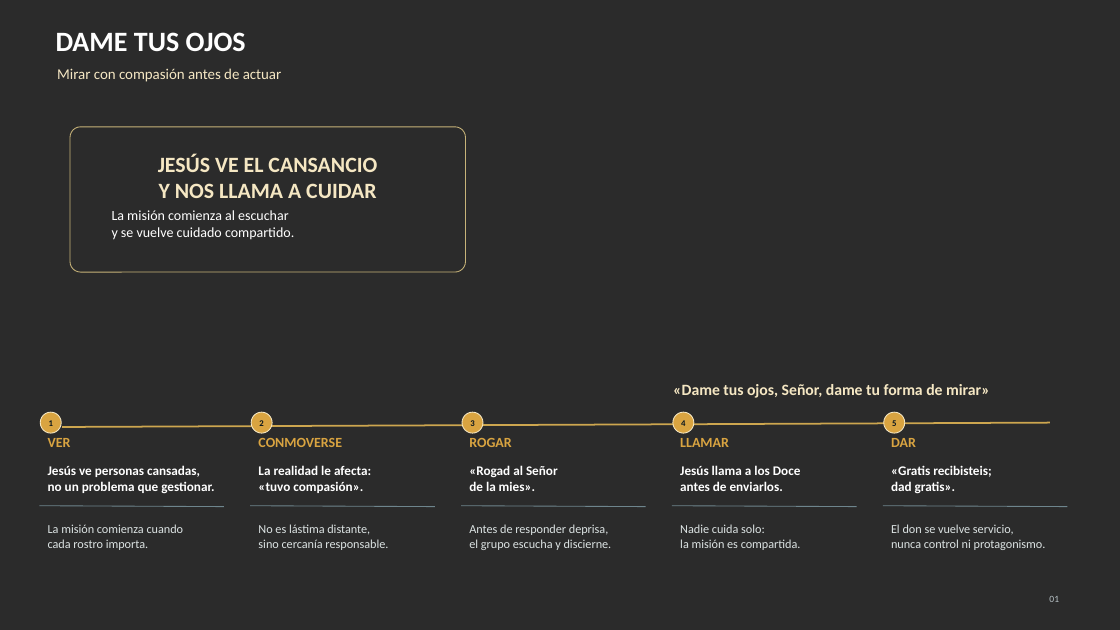
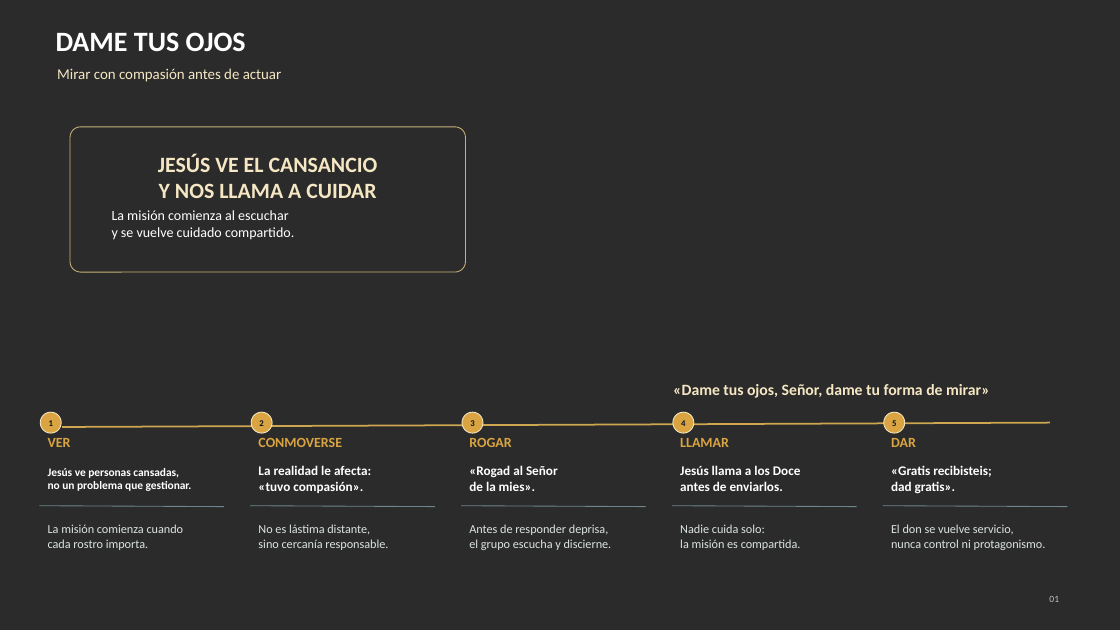
Before and after one commit to JesusSubias/evangelios-ciclo-a-web, a slide deck: slide 1 of assets/presentations/2026-06-14-dame-tus-ojos.pptx. Drawn at 1120x630 pixels with LibreOffice and Linux fonts; fonts in the diff are those of the drawing; background and template pictures are left out; a plain dark background stands for a picture behind light text. Boxes give left, top, right and bottom in pixels: in the first picture for what was removed or moved away, otherwise in the second. Text is boxed around its words. In the diff, an @@ line names an element or a change of style, - is before the commit and + after.

```diff
--- a/assets/presentations/2026-06-14-dame-tus-ojos.pptx
+++ b/assets/presentations/2026-06-14-dame-tus-ojos.pptx
@@ text "Jesús ve personas cansadas," at [48, 468, 192, 491]: size 11.2 to 9.8 pt @@
```
Also in this commit, not shown: 37 other files.
